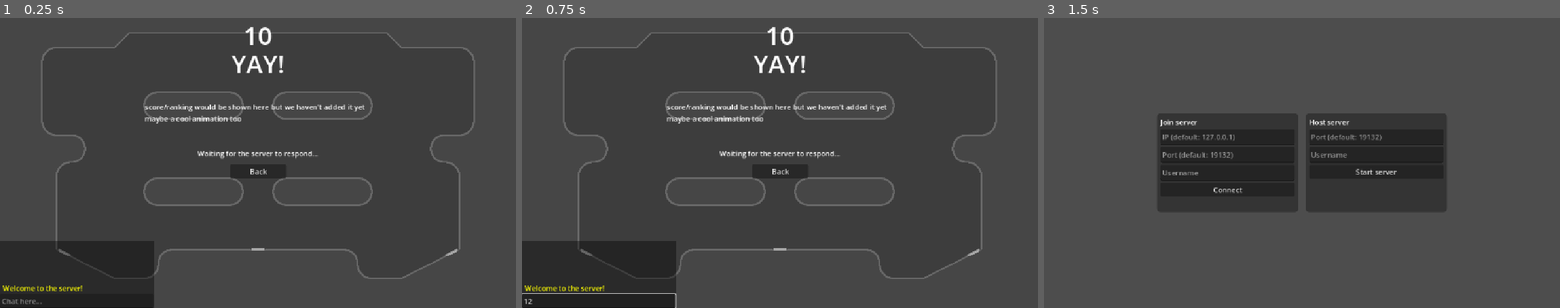
Above: before the commit, frames 1-3 (left to right).
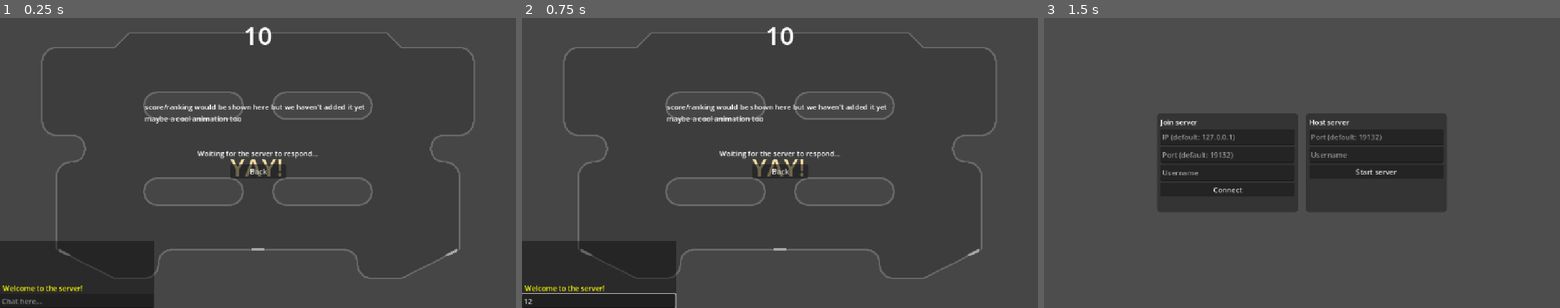
Above: after the commit, the same moments.

Repository: dairycultist/web-party-game
Game: Godot game, scene res://scenes/networked.tscn
Same seed, same stepped clock (60 frames per second), same inputs: the game is played once before the commit and once after it. This scene is started directly instead of the project's main scene.
Inputs (mouse positions are in pixels of both pictures, inside the frame that each line leads up to):
- Up to frame 1 (0.25 s): no input
- Up to frame 2 (0.75 s): click (599, 302) at 0.52 s; type "12" at 0.6 s
- Up to frame 3 (1.5 s): click "Back" at 1.25 s

The runs differ from the first frame. In frame 1, 0.5% of the frame differs, in the area x 44-55%, y 12-55%; in frame 2, 0.5%; in frame 3, nothing differs.
Error in both runs: Invalid access to property or key 'peer_connected' on a base object of type 'Nil'. (res://network.gd:112)

Commit message:
Cool animation

Diff:
--- a/scenes/networked.tscn
+++ b/scenes/networked.tscn
@@ -33,9 +33,70 @@
 "update": 1,
 "values": [true]
 }
+tracks/2/type = "value"
+tracks/2/imported = false
+tracks/2/enabled = true
+tracks/2/path = NodePath("BlurbLabel:scale")
+tracks/2/interp = 1
+tracks/2/loop_wrap = true
+tracks/2/keys = {
+"times": PackedFloat32Array(0),
+"transitions": PackedFloat32Array(1),
+"update": 0,
+"values": [Vector2(1, 1)]
+}
+tracks/3/type = "value"
+tracks/3/imported = false
+tracks/3/enabled = true
+tracks/3/path = NodePath("BlurbLabel:anchor_top")
+tracks/3/interp = 1
+tracks/3/loop_wrap = true
+tracks/3/keys = {
+"times": PackedFloat32Array(0),
+"transitions": PackedFloat32Array(1),
+"update": 0,
+"values": [0.5]
+}
+tracks/4/type = "value"
+tracks/4/imported = false
+tracks/4/enabled = true
+tracks/4/path = NodePath("BlurbLabel:offset_top")
+tracks/4/interp = 1
+tracks/4/loop_wrap = true
+tracks/4/keys = {
+"times": PackedFloat32Array(0),
+"transitions": PackedFloat32Array(1),
+"update": 0,
+"values": [-29.554993]
+}
+tracks/5/type = "value"
+tracks/5/imported = false
+tracks/5/enabled = true
+tracks/5/path = NodePath("BlurbLabel:modulate")
+tracks/5/interp = 1
+tracks/5/loop_wrap = true
+tracks/5/keys = {
+"times": PackedFloat32Array(0),
+"transitions": PackedFloat32Array(1),
+"update": 0,
+"values": [Color(1, 1, 1, 1)]
+}
+tracks/6/type = "value"
+tracks/6/imported = false
+tracks/6/enabled = true
+tracks/6/path = NodePath("Scoreboard/Darken:color")
+tracks/6/interp = 1
+tracks/6/loop_wrap = true
+tracks/6/keys = {
+"times": PackedFloat32Array(0),
+"transitions": PackedFloat32Array(1),
+"update": 0,
+"values": [Color(0, 0, 0, 0.20392157)]
+}
 
 [sub_resource type="Animation" id="Animation_dw0sb"]
 resource_name = "end_round"
+length = 3.0000000000000004
 tracks/0/type = "value"
 tracks/0/imported = false
 tracks/0/enabled = true
@@ -60,9 +121,46 @@
 "update": 1,
 "values": [true]
 }
+tracks/2/type = "value"
+tracks/2/imported = false
+tracks/2/enabled = true
+tracks/2/path = NodePath("BlurbLabel:offset_top")
+tracks/2/interp = 1
+tracks/2/loop_wrap = true
+tracks/2/keys = {
+"times": PackedFloat32Array(0, 0.43333334),
+"transitions": PackedFloat32Array(1, 1),
+"update": 0,
+"values": [60.0, 30.0]
+}
+tracks/3/type = "value"
+tracks/3/imported = false
+tracks/3/enabled = true
+tracks/3/path = NodePath("BlurbLabel:modulate")
+tracks/3/interp = 1
+tracks/3/loop_wrap = true
+tracks/3/keys = {
+"times": PackedFloat32Array(0, 0.43333334),
+"transitions": PackedFloat32Array(1, 1),
+"update": 0,
+"values": [Color(1, 1, 1, 1), Color(1, 1, 1, 0)]
+}
+tracks/4/type = "value"
+tracks/4/imported = false
+tracks/4/enabled = true
+tracks/4/path = NodePath("Scoreboard/Darken:color")
+tracks/4/interp = 1
+tracks/4/loop_wrap = true
+tracks/4/keys = {
+"times": PackedFloat32Array(0, 0.46666667, 2.7, 3),
+"transitions": PackedFloat32Array(1, 1, 1, 1),
+"update": 0,
+"values": [Color(0, 0, 0, 0), Color(0, 0, 0, 0.22745098), Color(0, 0, 0, 0.22745098), Color(0, 0, 0, 0)]
+}
 
 [sub_resource type="Animation" id="Animation_jivpx"]
 resource_name = "start_round"
+length = 60.0
 tracks/0/type = "value"
 tracks/0/imported = false
 tracks/0/enabled = true
@@ -87,6 +185,66 @@
 "update": 1,
 "values": [false]
 }
+tracks/2/type = "value"
+tracks/2/imported = false
+tracks/2/enabled = true
+tracks/2/path = NodePath("BlurbLabel:scale")
+tracks/2/interp = 2
+tracks/2/loop_wrap = true
+tracks/2/keys = {
+"times": PackedFloat32Array(0, 0.2, 0.46666667, 0.77, 0.86, 1.0666667, 1.4666667, 1.5933334, 1.8333334, 2.22),
+"transitions": PackedFloat32Array(1, 1, 1, 1, 1, 1, 1, 1, 1, 1),
+"update": 0,
+"values": [Vector2(0, 0), Vector2(1, 1), Vector2(1, 1), Vector2(1, 1), Vector2(1, 1), Vector2(1, 1), Vector2(0.5, 0.5), Vector2(0.5, 0.5), Vector2(0.5, 0.5), Vector2(0.5, 0.5)]
+}
+tracks/3/type = "value"
+tracks/3/imported = false
+tracks/3/enabled = true
+tracks/3/path = NodePath("BlurbLabel:anchor_top")
+tracks/3/interp = 2
+tracks/3/loop_wrap = true
+tracks/3/keys = {
+"times": PackedFloat32Array(0, 0.8033333, 0.8933333, 1.1, 1.4333333, 1.56, 1.8, 2.2333333),
+"transitions": PackedFloat32Array(1, 1, 1, 1, 1, 1, 1, 1),
+"update": 0,
+"values": [0.5, 0.5, 0.5, 0.5, 0.0, 0.0, 0.0, 0.0]
+}
+tracks/4/type = "value"
+tracks/4/imported = false
+tracks/4/enabled = true
+tracks/4/path = NodePath("BlurbLabel:anchor_bottom")
+tracks/4/interp = 2
+tracks/4/loop_wrap = true
+tracks/4/keys = {
+"times": PackedFloat32Array(0, 0.8033333, 0.8933333, 1.1, 1.4333333, 1.56, 1.8, 2.2333333),
+"transitions": PackedFloat32Array(1, 1, 1, 1, 1, 1, 1, 1),
+"update": 0,
+"values": [0.5, 0.5, 0.5, 0.5, 0.0, 0.0, 0.0, 0.0]
+}
+tracks/5/type = "value"
+tracks/5/imported = false
+tracks/5/enabled = true
+tracks/5/path = NodePath("BlurbLabel:offset_top")
+tracks/5/interp = 2
+tracks/5/loop_wrap = true
+tracks/5/keys = {
+"times": PackedFloat32Array(0, 0.77, 0.86, 1.0666667, 1.4666667, 1.5933334, 1.8333334),
+"transitions": PackedFloat32Array(1, 1, 1, 1, 1, 1, 1),
+"update": 0,
+"values": [-29.554993, -29.554993, -29.554993, -29.554993, 60.0, 60.0, 60.0]
+}
+tracks/6/type = "value"
+tracks/6/imported = false
+tracks/6/enabled = true
+tracks/6/path = NodePath("BlurbLabel:modulate")
+tracks/6/interp = 1
+tracks/6/loop_wrap = true
+tracks/6/keys = {
+"times": PackedFloat32Array(0),
+"transitions": PackedFloat32Array(1),
+"update": 0,
+"values": [Color(1, 1, 1, 1)]
+}
 
 [sub_resource type="AnimationLibrary" id="AnimationLibrary_iluk5"]
 _data = {
@@ -184,15 +342,18 @@
 vertical_alignment = 1
 
 [node name="BlurbLabel" type="Label" parent="Client/HUD" unique_id=1948284319]
-anchors_preset = 5
-anchor_left = 0.5
-anchor_right = 0.5
-offset_left = -59.5
-offset_top = 63.0
-offset_right = 59.5
-offset_bottom = 140.0
+anchors_preset = -1
+anchor_left = 0.5
+anchor_top = 0.5
+anchor_right = 0.5
+anchor_bottom = 0.5
+offset_left = -62.099976
+offset_top = -29.554993
+offset_right = 56.900208
+offset_bottom = 47.445007
 grow_horizontal = 2
 pivot_offset_ratio = Vector2(0.5, 0.5)
+theme_override_colors/font_color = Color(0.9512945, 0.8572404, 0.62235135, 1)
 theme_override_font_sizes/font_size = 56
 text = "YAY!"
 horizontal_alignment = 1
--- a/server/server.gd
+++ b/server/server.gd
@@ -61,7 +61,7 @@
 	pass
 
 @rpc("any_peer", "call_remote", "reliable", 0)
-func _start_round():
+func _start_round(): # should pass what roundScene to load and where to place the client's player
 	pass
 
 # need to consume RPCs clients send between each other even if we do nothing with them
